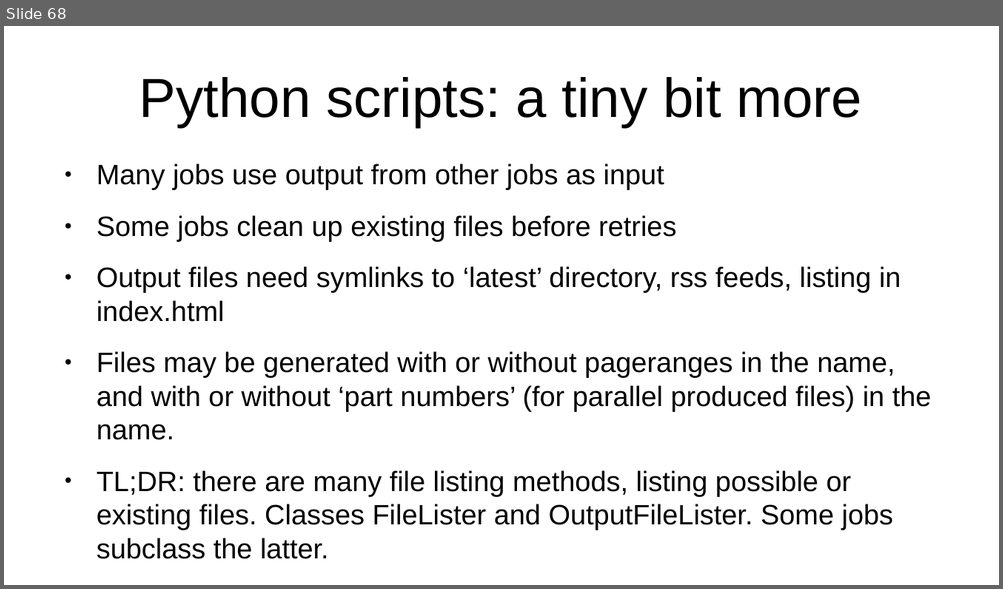
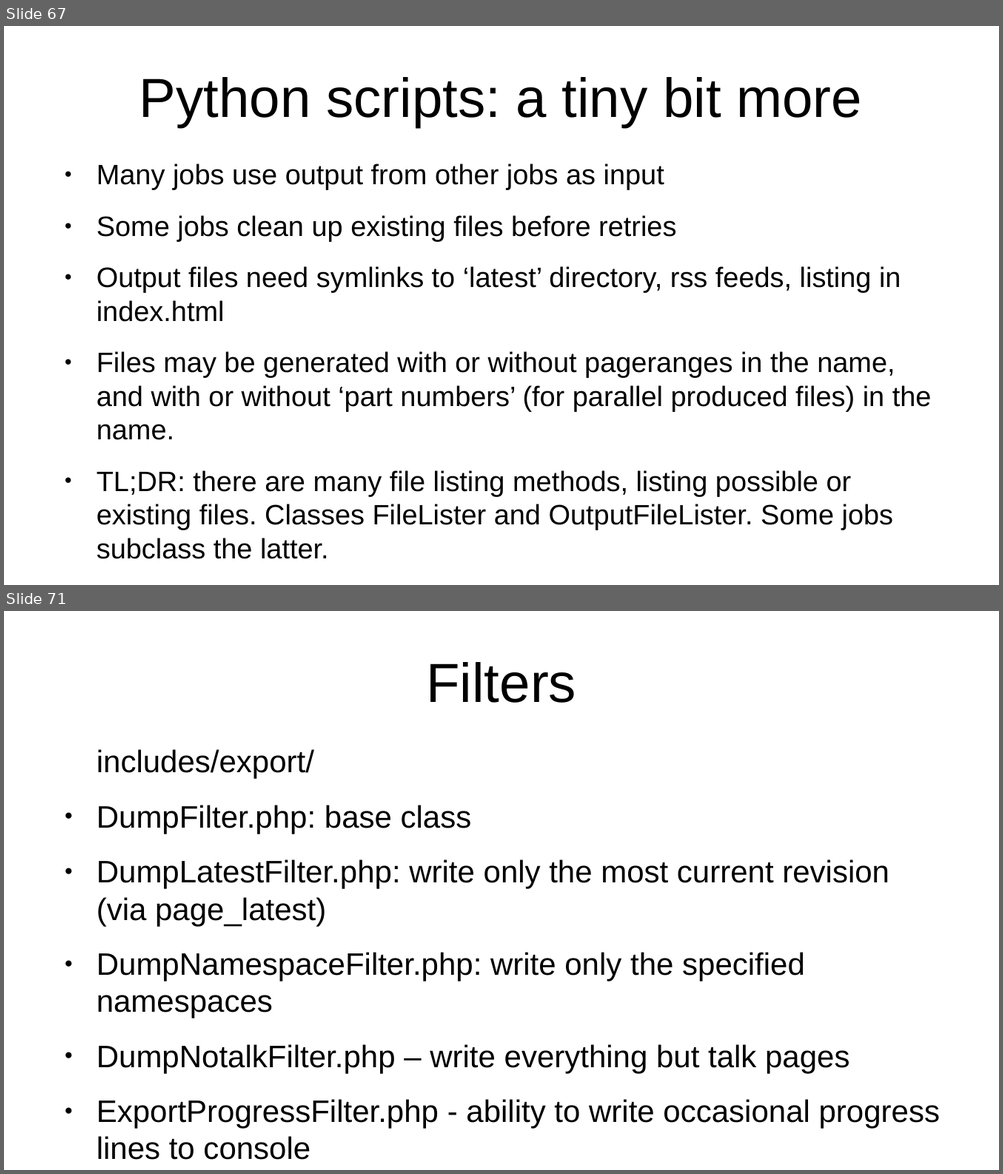
Before and after one commit to apergos/wikitalks, a slide deck: dumps-9-years-compressed.odp. Shown one above the other, each under a label of ours: slide 68 before the commit, slides 67 and 71 after it; the slides between them are not shown. The pictures are 1003x589 and 1003x1174 pixels, drawn with LibreOffice and Linux fonts; fonts in the diff are those of the drawing. Boxes give left, top, right and bottom in pixels: in the first picture for what was removed or moved away, otherwise in the second. Text is boxed around its words. In the diff, an @@ line names an element or a change of style, - is before the commit and + after.

```diff
--- a/dumps-9-years-compressed.odp
+++ b/dumps-9-years-compressed.odp
@@ slide 71 added at (x1=4, y1=611, x2=999, y2=1170), background #FFFFFF @@
@@ title added at (x1=426, y1=662, x2=576, y2=703), 44 pt, text #000000 @@
+Filters
@@ text added at (x1=96, y1=749, x2=939, y2=1160), 24.8 pt, text #000000 @@
+includes/export/
+● DumpFilter.php: base class
+● DumpLatestFilter.php: write only the most current revision (via page_latest)
+● DumpNamespaceFilter.php: write only the specified namespaces
+● DumpNotalkFilter.php – write everything but talk pages
+● ExportProgressFilter.php - ability to write occasional progress lines to console
@@ what was slide 68 is now slide 67 @@
```
Also in this commit, not shown: 8 other slides added.
